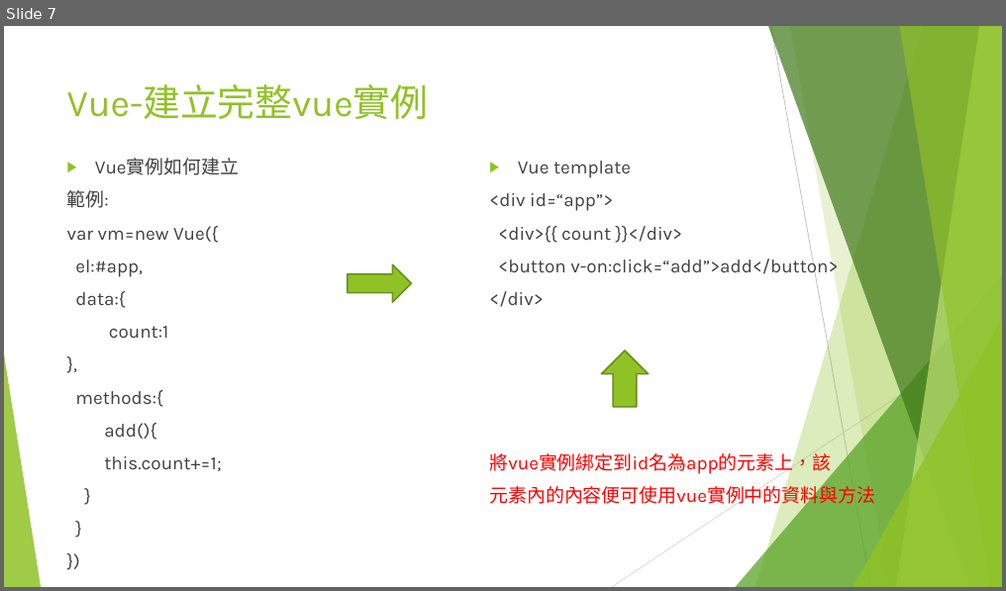
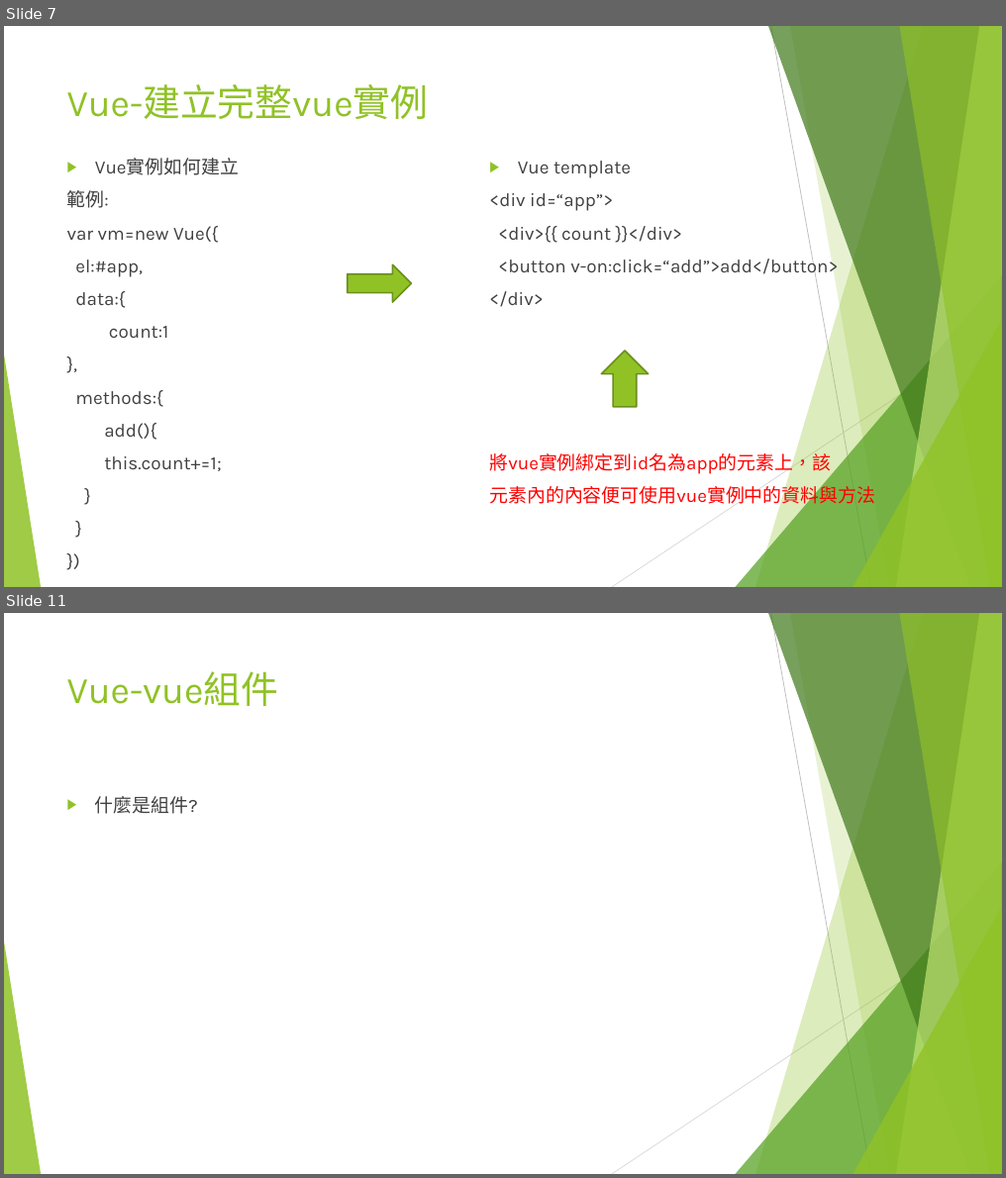
Before and after one commit to JSENESoftware/Education, a slide deck: Vue教育訓練.pptx. Shown one above the other, each under a label of ours: slide 7 before the commit, slides 7 and 11 after it; the slides between them are not shown. The pictures are 1006x591 and 1006x1178 pixels, drawn with LibreOffice and Linux fonts; fonts in the diff are those of the drawing. Boxes give left, top, right and bottom in pixels: in the first picture for what was removed or moved away, otherwise in the second. Text is boxed around its words. In the diff, an @@ line names an element or a change of style, - is before the commit and + after.

```diff
--- a/Vue教育訓練.pptx
+++ b/Vue教育訓練.pptx
@@ slide 11 added at bbox=[4, 613, 1002, 1174], background #FFFFFF; not listed: 10 template elements that a slide beside it also shows @@
@@ title added at bbox=[67, 671, 279, 706], 36 pt, text #90C226 @@
+Vue-vue組件
@@ text added at bbox=[95, 796, 198, 814], 18 pt, text #404040 @@
+▶ 什麼是組件?
```
Also in this commit, not shown: 8 other slides added.
